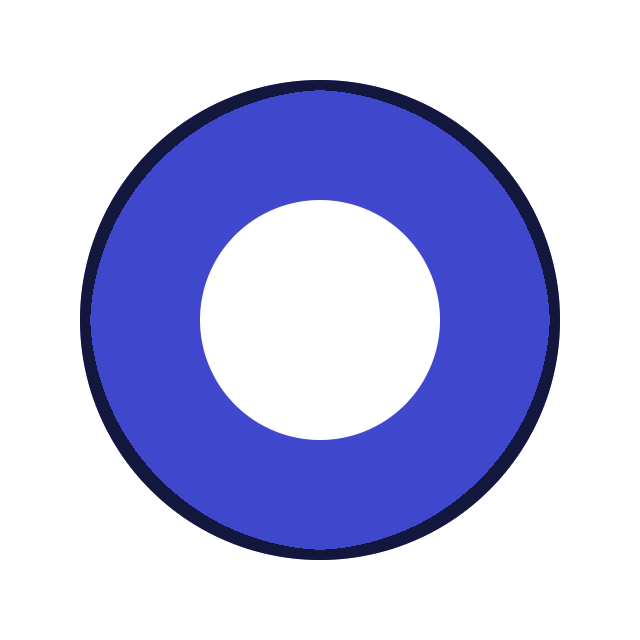
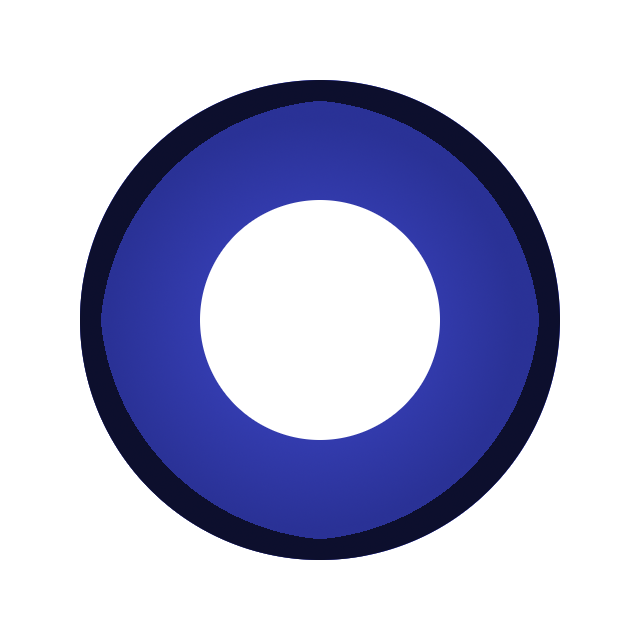
Layer changes from the first (640, 640) image to the second:
painted on "Layer #1" over <box>83,80,560,556</box>
painted on "Layer" over <box>80,80,560,560</box>
hid "Background" over <box>80,80,560,560</box>
